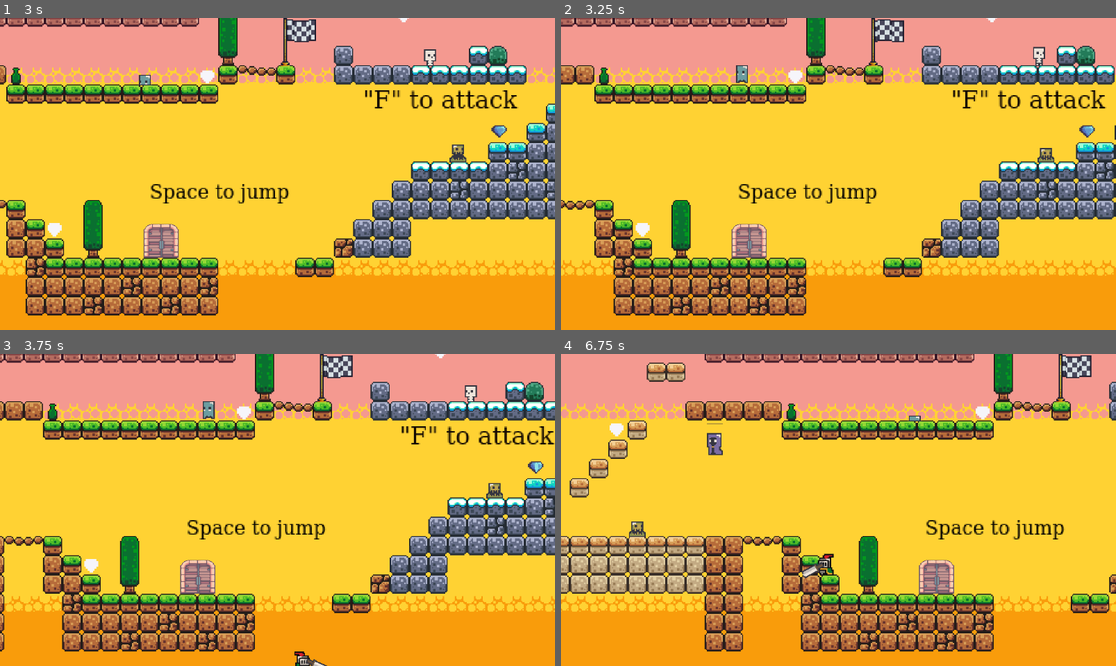
Above: before the commit, frames 1-4 (two rows, left to right).
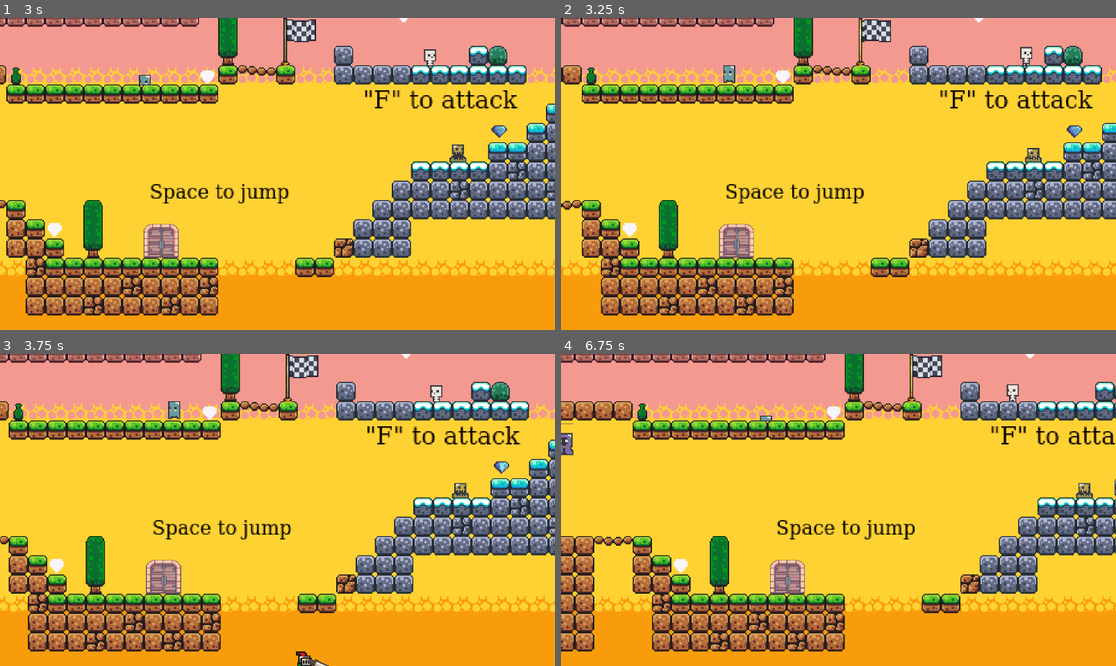
Above: after the commit, the same moments.

Repository: anhDNla/2D-Action-Adventure-Game-
Game: Godot game, scene res://Scenes/level_1.tscn
Same seed, same stepped clock (60 frames per second), same inputs: the game is played once before the commit and once after it.
Inputs (mouse positions are in pixels of both pictures, inside the frame that each line leads up to):
- Up to frame 1 (3 s): tap Enter (ui_accept) at 0.5 s; move the mouse to (399, 158) at 0.52 s; press the mouse at (399, 158) at 0.53 s; hold Right (move_right) 0.53-2.03 s; tap Space (jump) at 0.77, 1.52 s; move the mouse to (166, 189) at 1.27 s; release the mouse at (166, 189) at 1.28 s; click (166, 189) at 1.35 s; move the mouse to (333, 105) at 2.02 s; press the mouse at (333, 105) at 2.03 s; hold Left (move_left) 2.03-2.78 s; move the mouse to (249, 236) at 2.77 s; release the mouse at (249, 236) at 2.78 s; hold Right (move_right) from 2.78 s (still down); click (249, 236) at 2.85 s
- Up to frame 2 (3.25 s): keep holding Right (move_right); tap Space (jump) at 3.02 s
- Up to frame 3 (3.75 s): keep holding Right (move_right); move the mouse to (444, 556) at 3.52 s; press the mouse at (444, 556) at 3.53 s
- Up to frame 4 (6.75 s): tap Space (jump) at 3.77, 4.52, 6.02 s; move the mouse to (672, 463) at 4.27 s; release Right (move_right) at 4.28 s; release the mouse at (672, 463) at 4.28 s; hold Left (move_left) 4.28-5.03 s; click (672, 463) at 4.35 s; move the mouse to (866, 510) at 5.02 s; press the mouse at (866, 510) at 5.03 s; hold Right (move_right) 5.03-5.78 s; move the mouse to (755, 432) at 5.77 s; release the mouse at (755, 432) at 5.78 s; hold Left (move_left) from 5.78 s (still down); click (755, 432) at 5.85 s; move the mouse to (960, 494) at 6.52 s; press the mouse at (960, 494) at 6.53 s

Frame 1 is identical in both runs. In frame 2, 26% of the frame differs, in the area x 0-100%, y 0-96%; in frame 3, 32%; in frame 4, 42%.

Commit message:
Upload 2D Action Adventure Game project

Diff:
--- a/Scenes/level_1.tscn
+++ b/Scenes/level_1.tscn
@@ -1157,7 +1157,7 @@
 [node name="Doors" type="Node" parent="."]
 
 [node name="NextLevel" parent="Doors" instance=ExtResource("11_idvwy")]
-position = Vector2(848, -207)
+position = Vector2(804, -247)
 
 [node name="close_door" parent="Doors" instance=ExtResource("13_2r3af")]
 position = Vector2(0, 1)
--- a/Scripts/player.gd
+++ b/Scripts/player.gd
@@ -8,7 +8,7 @@
 
 # Get the gravity from the project settings to be synced with RigidBody nodes.
 var gravity = ProjectSettings.get_setting("physics/2d/default_gravity")
-var death_position = Vector2(0,0)
+var death_position = Vector2(30,0)
 
 #var direction
 
